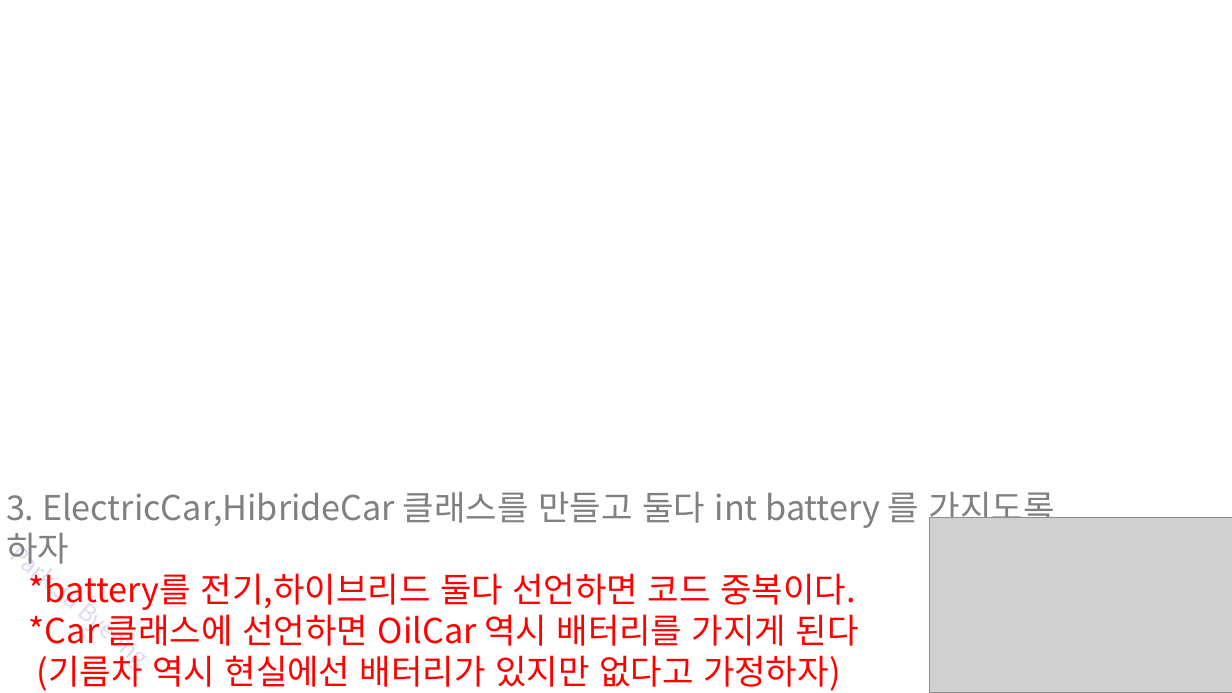
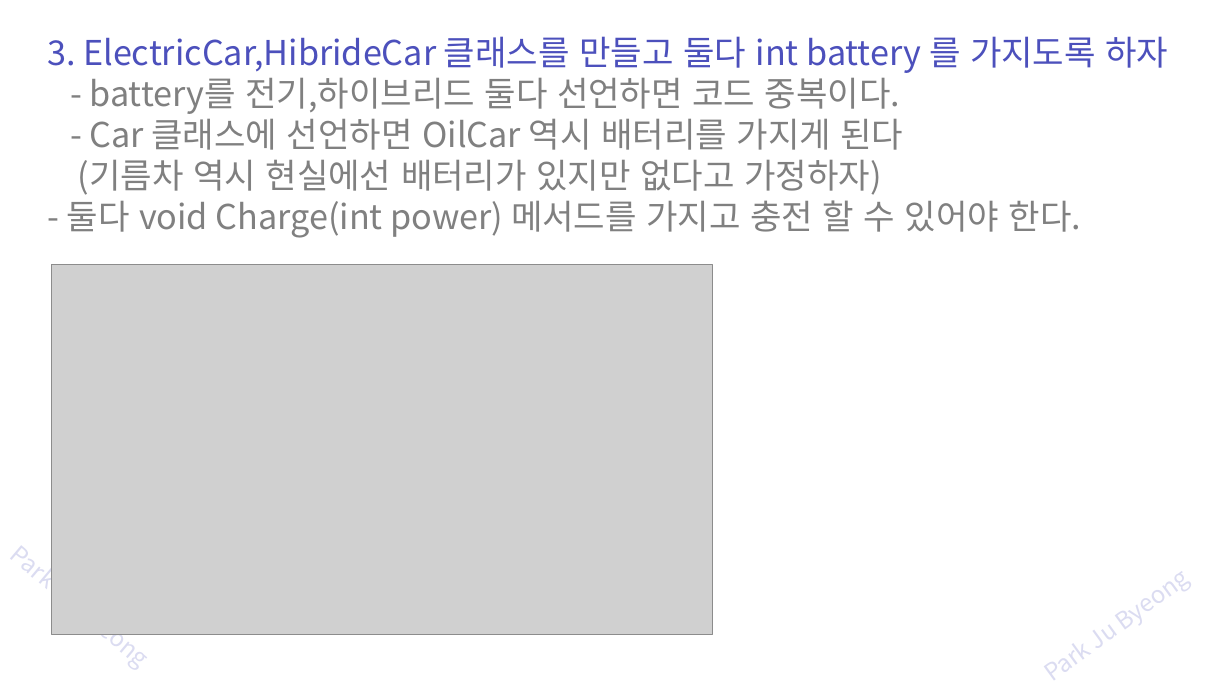
Before and after one commit to zest132/JavaLecture, a slide deck: slide 25 of JavaLecture/LectureFile/java 9강 상속과super.pptx (slide 23 before the commit). Drawn at 1232x693 pixels with LibreOffice and Linux fonts; fonts in the diff are those of the drawing; grey boxes stand for pictures. Boxes give left, top, right and bottom in pixels: in the first picture for what was removed or moved away, otherwise in the second. Text is boxed around its words. In the diff, an @@ line names an element or a change of style, - is before the commit and + after.

```diff
--- a/JavaLecture/LectureFile/java 9강 상속과super.pptx
+++ b/JavaLecture/LectureFile/java 9강 상속과super.pptx
@@ text "3. ElectricCar,HibrideCar 클래스를 만들고 둘다 ...": place and size @@
-text "3. ElectricCar,HibrideCar 클래스를 만들고 둘다 ..." at [6, 492, 1055, 691]
+text "3. ElectricCar,HibrideCar 클래스를 만들고 둘다 ..." at [47, 36, 1168, 238]
@@ text at [47, 36, 1168, 195]: text colour #808080 to #4C50BC in "3. ElectricCar,HibrideCar 클래스를 만들고 둘다 int battery ..."; text colour #FF0000 to #808080 in "(기름차 역시 현실에선 배터리가 있지만 없다고 가정하자)" @@
@@ text at [90, 78, 904, 150]: text changed; text colour #FF0000 to #808080 @@
-*battery를 전기,하이브리드 둘다 선언하면 코드 중복이다.
-*Car 클래스에 선언하면 OilCar 역시 배터리를 가지게 된다
+- battery를 전기,하이브리드 둘다 선언하면 코드 중복이다.
+- Car 클래스에 선언하면 OilCar 역시 배터리를 가지게 된다
@@ text at [67, 200, 1082, 238]: paragraph added @@
+- 둘다 void Charge(int power) 메서드를 가지고 충전 할 수 있어야 한다.
@@ picture: place and size @@
-picture at [929, 517, 1232, 692]
+picture at [51, 264, 712, 634]
```
Also in this commit, not shown: 14 other slides changed, 13 slides added, 5 slides removed, 4 other files.
